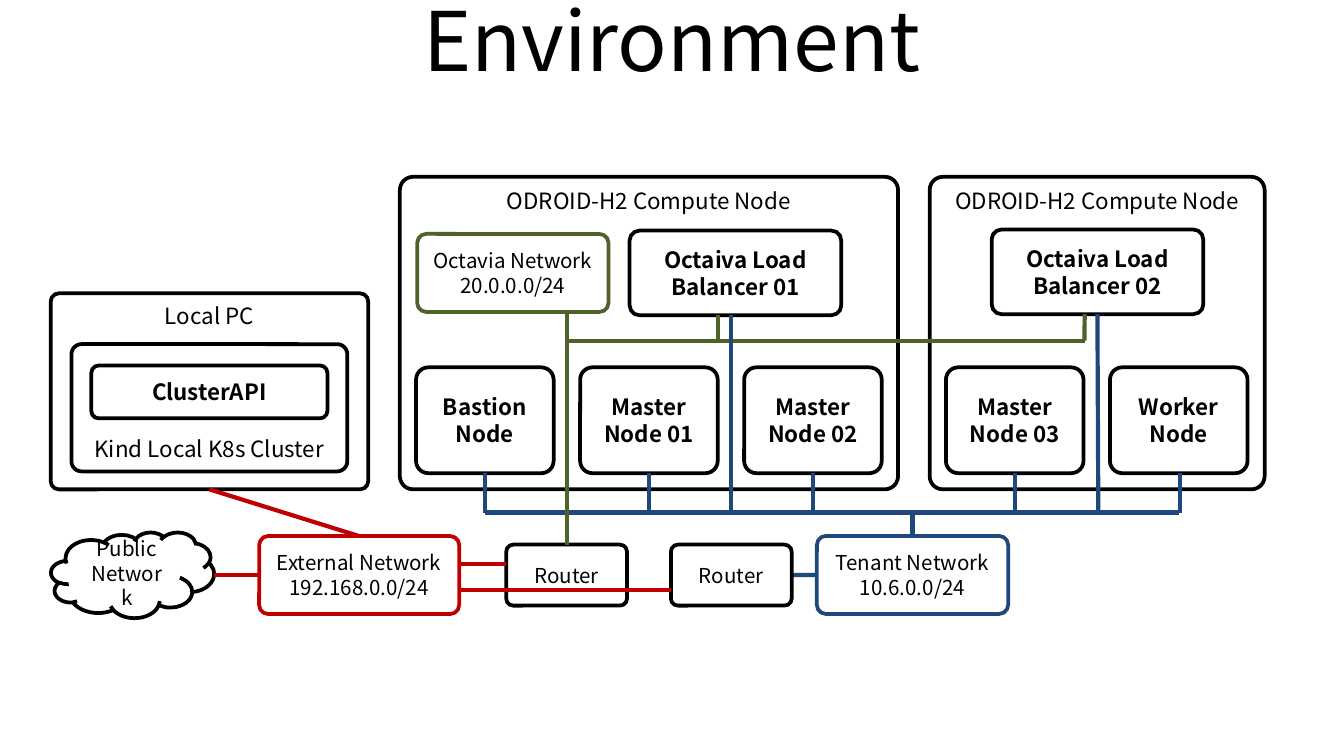
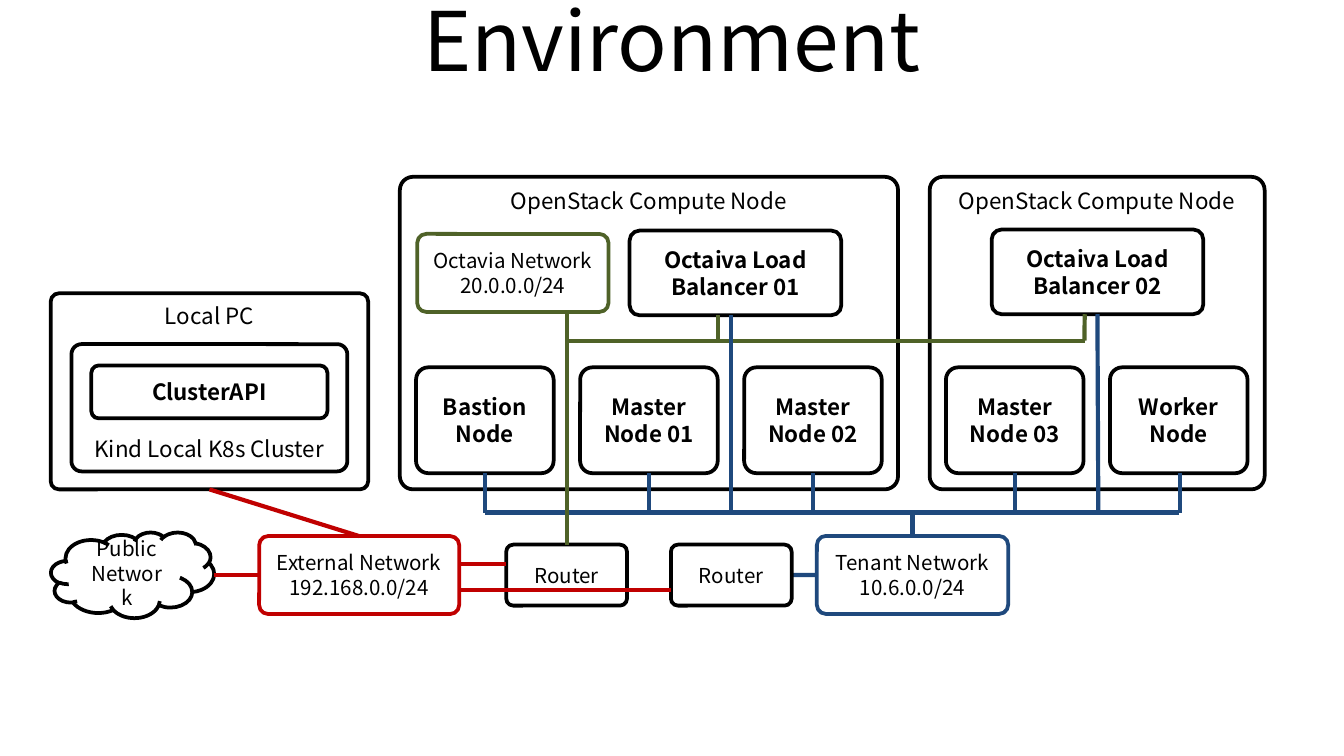
Before and after one commit to ssup2/blog-old, a slide deck: slide 1 of images/record/Kubernetes_Install_ClusterAPI_External_Cloud_Provider_Ubuntu_18.04_OpenStack/Kubernetes_Install.pptx. Drawn at 1344x756 pixels with LibreOffice and Linux fonts; fonts in the diff are those of the drawing. Boxes give left, top, right and bottom in pixels: in the first picture for what was removed or moved away, otherwise in the second. Text is boxed around its words. In the diff, an @@ line names an element or a change of style, - is before the commit and + after.

```diff
--- a/images/record/Kubernetes_Install_ClusterAPI_External_Cloud_Provider_Ubuntu_18.04_OpenStack/Kubernetes_Install.pptx
+++ b/images/record/Kubernetes_Install_ClusterAPI_External_Cloud_Provider_Ubuntu_18.04_OpenStack/Kubernetes_Install.pptx
@@ text in rounded rectangle at [511,191,787,214]: text changed @@
-ODROID-H2 Compute Node
+OpenStack Compute Node
@@ text in rounded rectangle at [959,191,1235,214]: text changed @@
-ODROID-H2 Compute Node
+OpenStack Compute Node
```
Also in this commit, not shown: 4 other files.
